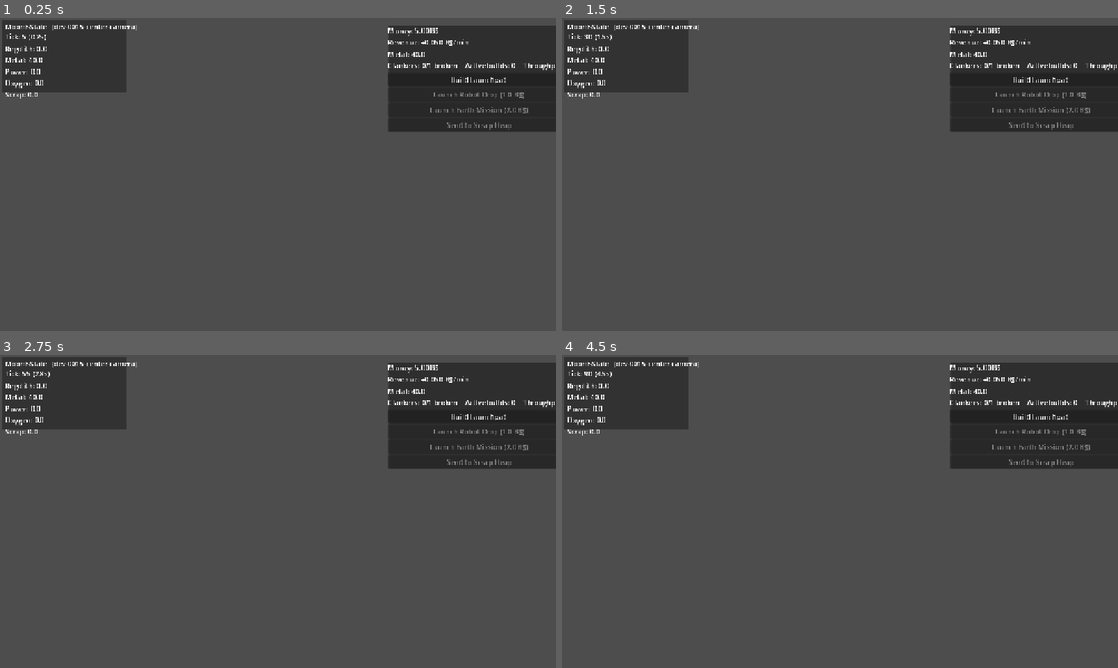
Above: before the commit, frames 1-4 (two rows, left to right).
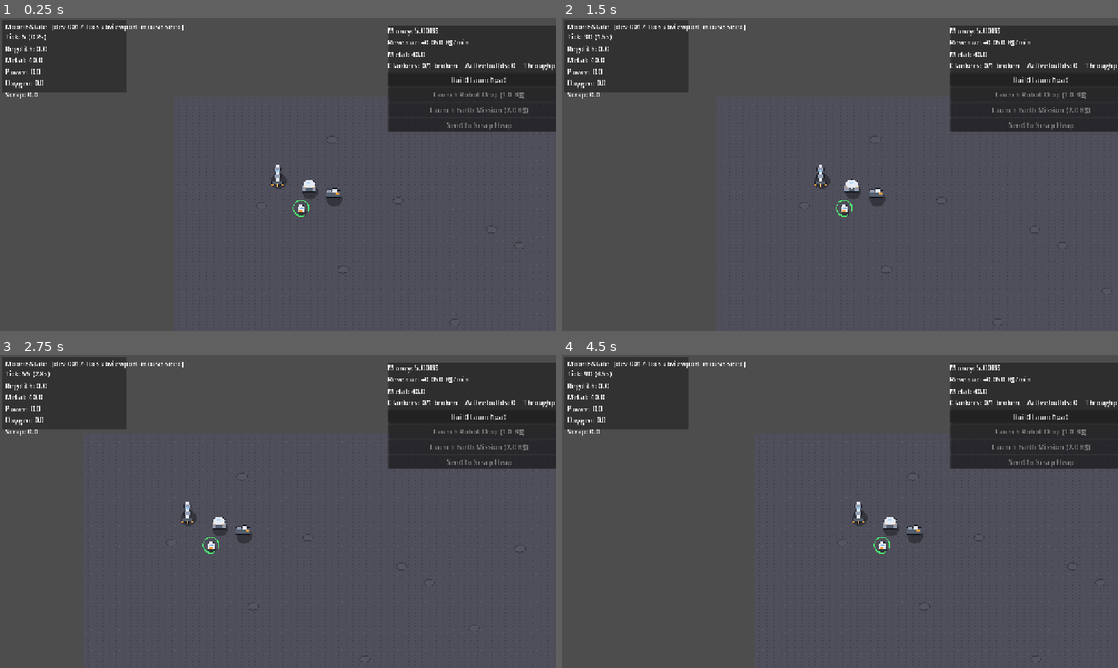
Above: after the commit, the same moments.

Repository: gitgrahamdunn/MoonIsState
Game: Godot game, scene res://scenes/game/Main.tscn
The game is run twice, just before and just after one commit, with the same random seed, the same clock (stepped at 60 frames per second) and the same inputs.
Inputs (mouse positions are in pixels of both pictures, inside the frame that each line leads up to):
- Up to frame 1 (0.25 s): no input
- Up to frame 2 (1.5 s): click "Build Launchpad" at 0.5 s; tap Enter at 1.25 s; move the mouse to (962, 158) at 1.27 s; hold Right (ui_right) from 1.28 s (still down); tap C at 1.35 s; click (962, 158) at 1.42 s
- Up to frame 3 (2.75 s): release Right (ui_right) at 2 s; drag from (166, 527) to (250, 574) at 2.02 s
- Up to frame 4 (4.5 s): move the mouse to (895, 442) at 2.77 s; hold Right (ui_right) 2.78-3.5 s; tap C at 2.85, 4.35 s; click (895, 442) at 2.92 s; drag from (812, 574) to (673, 464) at 3.52 s; move the mouse to (1006, 558) at 4.27 s; hold Left (ui_left) from 4.28 s (still down); click (1006, 558) at 4.42 s

The runs differ from the first frame. In frame 1, 0.8% of the frame differs, in the area x 14-100%, y 1-98%; in frame 2, 0.9%; in frame 3, 1.0%; in frame 4, 0.9%.
Error before the commit: Invalid call. Nonexistent function 'get_screen_to_world' in base 'Camera2D'. (res://scripts/core/main.gd:158)

Commit message:
Fix runtime world viewport, mouse mapping, and spawner seeding

Diff:
--- a/scenes/game/Main.tscn
+++ b/scenes/game/Main.tscn
@@ -10,32 +10,19 @@
 [node name="Main" type="Node2D"]
 script = ExtResource("1_3aw8l")
 
-[node name="WorldViewportContainer" type="SubViewportContainer" parent="."]
-subviewport = NodePath("WorldViewport")
-anchors_preset = 15
-anchor_right = 1.0
-anchor_bottom = 1.0
-grow_horizontal = 2
-grow_vertical = 2
-mouse_filter = 2
-stretch = true
+[node name="World" type="Node2D" parent="."]
 
-[node name="WorldViewport" type="SubViewport" parent="WorldViewportContainer"]
-size = Vector2i(640, 360)
-handle_input_locally = false
-render_target_update_mode = 4
-
-[node name="World" type="Node2D" parent="WorldViewportContainer/WorldViewport"]
-
-[node name="Ground" type="Node2D" parent="WorldViewportContainer/WorldViewport/World"]
+[node name="Ground" type="Node2D" parent="World"]
 script = ExtResource("6_f3j0w")
 
-[node name="WorldCamera" type="Camera2D" parent="WorldViewportContainer/WorldViewport/World"]
+[node name="WorldCamera" type="Camera2D" parent="World"]
 position = Vector2(640, 360)
 enabled = true
+current = true
+position_smoothing_enabled = false
 zoom = Vector2(1, 1)
 
-[node name="WorldSpawner" type="Node2D" parent="WorldViewportContainer/WorldViewport/World"]
+[node name="WorldSpawner" type="Node2D" parent="World"]
 script = ExtResource("2_wv6qq")
 
 [node name="UILayer" type="CanvasLayer" parent="."]
@@ -141,4 +128,4 @@
 
 [node name="SelectionManager" type="Node" parent="."]
 script = ExtResource("3_nl0u2")
-world_path = NodePath("../WorldViewportContainer/WorldViewport/World")
+world_path = NodePath("../World")
--- a/scripts/core/game.gd
+++ b/scripts/core/game.gd
@@ -21,6 +21,7 @@
 	var command_dome_id: int = Sim.spawn_entity(&"command_dome", start_pos + Vector2(72.0, 24.0), 1, &"building")
 	var worker_id: int = Sim.spawn_entity(&"worker", start_pos + Vector2(54.0, 76.0), 1, &"unit")
 	Sim.spawn_entity(&"scrap_heap", start_pos + Vector2(128.0, 40.0), 1, &"building")
+	print("[Game] Sim.entities.size=", Sim.entities.size())
 	_verify_spawn_kinds(lander_id, command_dome_id, [worker_id])
 
 func load_match(path: String) -> void:
--- a/scripts/core/main.gd
+++ b/scripts/core/main.gd
@@ -1,6 +1,6 @@
 extends Node2D
 
-const BUILD_STAMP: String = "dev-0015-center-camera"
+const BUILD_STAMP: String = "dev-0017-fix-subviewport-mouse-seed"
 const PAN_SPEED: float = 320.0
 const CAMERA_ZOOM_LEVELS: Array[float] = [1.0, 2.0, 3.0]
 
@@ -9,16 +9,11 @@
 @onready var resources_label: Label = $UILayer/HUD/ResourcesLabel
 @onready var selection_manager: Node = get_node_or_null("SelectionManager")
 @onready var launch_console: Control = $UILayer/HUD/LaunchConsole
-@onready var world_viewport_container: SubViewportContainer = $WorldViewportContainer
-@onready var world_viewport: SubViewport = $WorldViewportContainer/WorldViewport
-@onready var world_camera: Camera2D = get_node_or_null("WorldViewportContainer/WorldViewport/World/WorldCamera") as Camera2D
+@onready var world_camera: Camera2D = get_node_or_null("World/WorldCamera") as Camera2D
 
 var _zoom_index: int = 0
 
 func _ready() -> void:
-	world_viewport.size = Vector2i(640, 360)
-	world_viewport_container.stretch = true
-
 	var hud_node: Control = get_node_or_null("UILayer/HUD") as Control
 	if hud_node != null:
 		hud_node.mouse_filter = Control.MOUSE_FILTER_IGNORE
@@ -27,8 +22,6 @@
 				var child_control: Control = child_node as Control
 				child_control.mouse_filter = Control.MOUSE_FILTER_IGNORE
 
-	RenderingServer.viewport_set_snap_2d_transforms_to_pixel(world_viewport.get_viewport_rid(), true)
-	RenderingServer.viewport_set_snap_2d_vertices_to_pixel(world_viewport.get_viewport_rid(), true)
 	_apply_camera_zoom()
 
 	title_label.text = "MoonIsState  [" + BUILD_STAMP + "]"
@@ -40,8 +33,6 @@
 	_reset_zoom()
 	log_startup_smoke_check()
 	await get_tree().process_frame
-	world_viewport.size = Vector2i(640, 360)
-	print("[Viewport] world_viewport.size=", world_viewport.size, " container rect=", world_viewport_container.size)
 	_on_tick_advanced(Sim.tick_count)
 	_on_resources_changed(Sim.resources)
 
@@ -65,8 +56,6 @@
 	print("Default texture filter: ", default_texture_filter)
 	print("Snap transforms to pixel: ", snap_transforms)
 	print("Snap vertices to pixel: ", snap_vertices)
-	print("World viewport size: ", world_viewport.size)
-	print("World viewport container size: ", world_viewport_container.size)
 	print("Window size: ", get_window().size)
 
 	if RenderingServer.has_method("get_video_adapter_name"):
@@ -148,14 +137,7 @@
 		selection_manager.call("handle_unhandled_input", event)
 
 func get_world_mouse_pos() -> Vector2:
-	var screen_pos: Vector2 = world_viewport_container.get_local_mouse_position()
-	var vp_size: Vector2 = Vector2(world_viewport.size)
-	var c_size: Vector2 = world_viewport_container.size
-	var uv: Vector2 = Vector2.ZERO
-	if c_size.x > 0.0 and c_size.y > 0.0:
-		uv = Vector2(screen_pos.x / c_size.x, screen_pos.y / c_size.y)
-	var vp_pos: Vector2 = Vector2(uv.x * vp_size.x, uv.y * vp_size.y)
-	return world_camera.get_screen_to_world(vp_pos)
+	return get_global_mouse_position()
 
 func _apply_camera_zoom() -> void:
 	var zoom_value: float = CAMERA_ZOOM_LEVELS[_zoom_index]
--- a/scripts/core/world_spawner.gd
+++ b/scripts/core/world_spawner.gd
@@ -8,9 +8,14 @@
 func _ready() -> void:
 	Sim.entity_spawned.connect(_on_entity_spawned)
 	Sim.entity_despawned.connect(_on_entity_despawned)
-	for entity_id_v: Variant in Sim.entities.keys():
-		_on_entity_spawned(int(entity_id_v))
-	print("[WorldSpawner] seeded views for existing entities: ", Sim.entities.size())
+	call_deferred("_seed_existing_entities")
+
+func _seed_existing_entities() -> void:
+	var count: int = 0
+	for idv: Variant in Sim.entities.keys():
+		_on_entity_spawned(int(idv))
+		count += 1
+	print("[WorldSpawner] seeded views for existing entities: ", count)
 
 func _on_entity_spawned(entity_id: int) -> void:
 	var entity: Dictionary = Sim.get_entity(entity_id)
